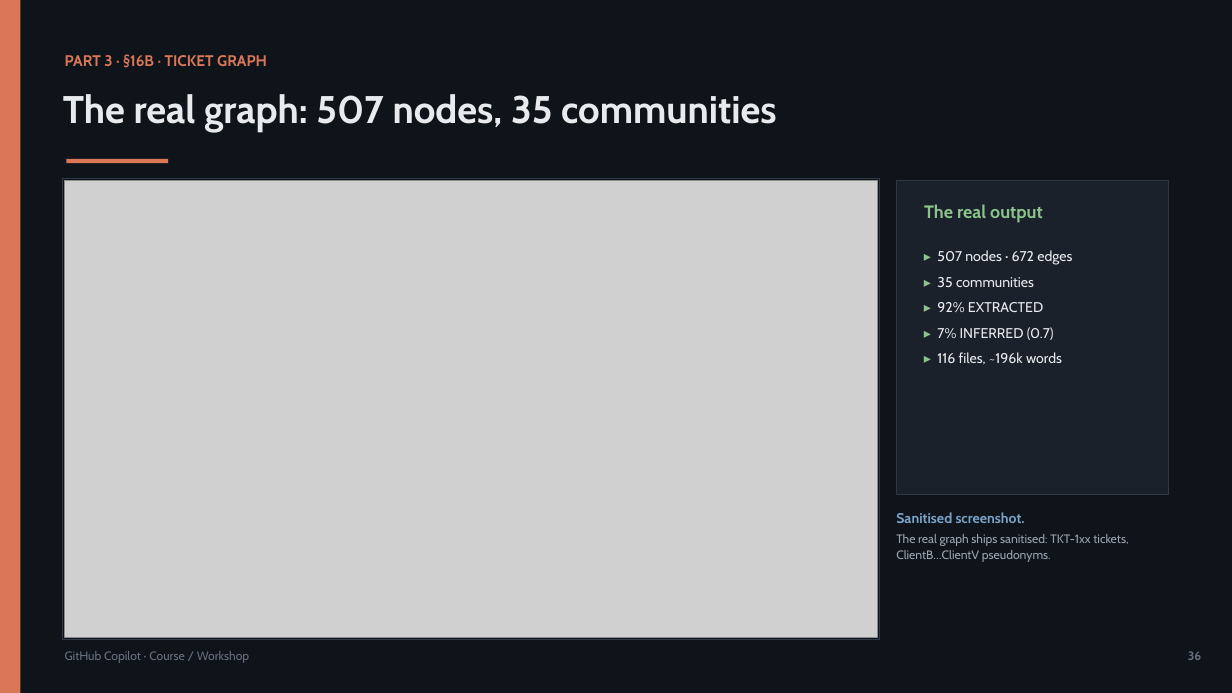
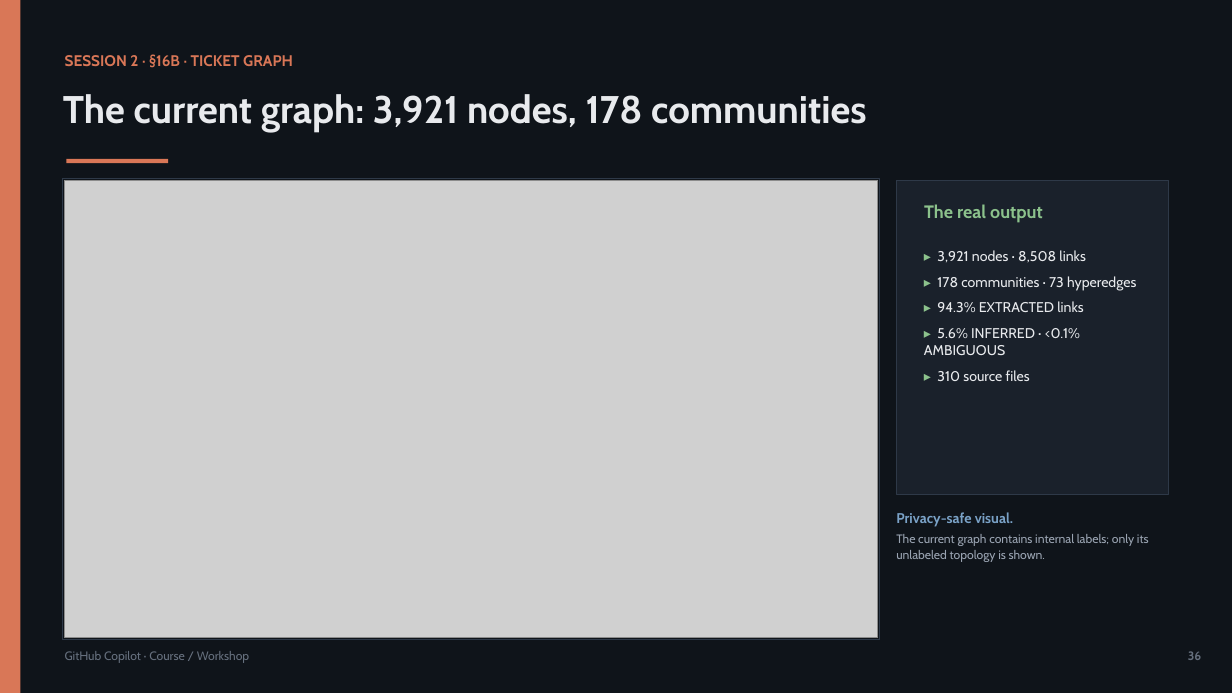
Before and after one commit to olonok69/copilot_code_ml_engineer, a slide deck: slide 36 of presentation/Copilot_Presentation.pptx. Drawn at 1232x693 pixels with LibreOffice and Linux fonts; fonts in the diff are those of the drawing; grey boxes stand for pictures. Boxes give left, top, right and bottom in pixels: in the first picture for what was removed or moved away, otherwise in the second. Text is boxed around its words. In the diff, an @@ line names an element or a change of style, - is before the commit and + after.

```diff
--- a/presentation/Copilot_Presentation.pptx
+++ b/presentation/Copilot_Presentation.pptx
@@ text at box(65, 54, 293, 68): text changed @@
-PART 3 · §16B · TICKET GRAPH
+SESSION 2 · §16B · TICKET GRAPH
@@ text at box(63, 94, 867, 132): text changed @@
-The real graph: 507 nodes, 35 communities
+The current graph: 3,921 nodes, 178 communities
@@ text at box(924, 250, 1136, 381): text changed @@
-▸ 507 nodes · 672 edges
-▸ 35 communities
-▸ 92% EXTRACTED
-▸ 7% INFERRED (0.7)
-▸ 116 files, ~196k words
+▸ 3,921 nodes · 8,508 links
+▸ 178 communities · 73 hyperedges
+▸ 94.3% EXTRACTED links
+▸ 5.6% INFERRED · <0.1% AMBIGUOUS
+▸ 310 source files
@@ text at box(896, 512, 1149, 562): text changed @@
-Sanitised screenshot.
-The real graph ships sanitised: TKT-1xx tickets, ClientB…ClientV pseudonyms.
+Privacy-safe visual.
+The current graph contains internal labels; only its unlabeled topology is shown.
```
Also in this commit, not shown: 38 other slides changed, 1 slide added, 13 other files.
